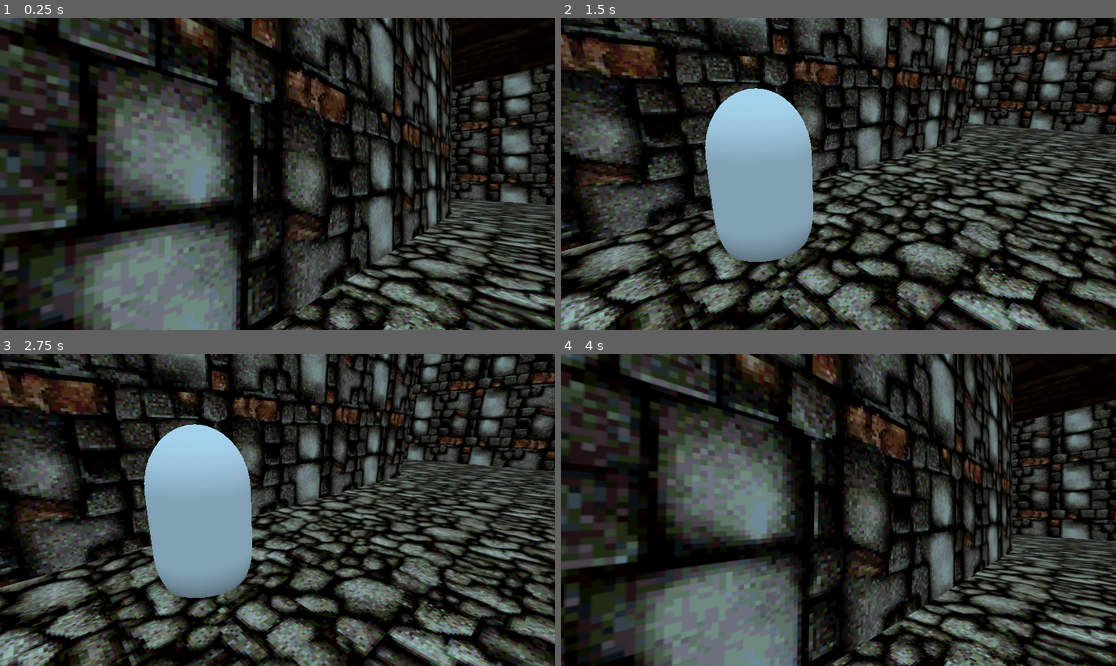
Above: before the commit, frames 1-4 (two rows, left to right).
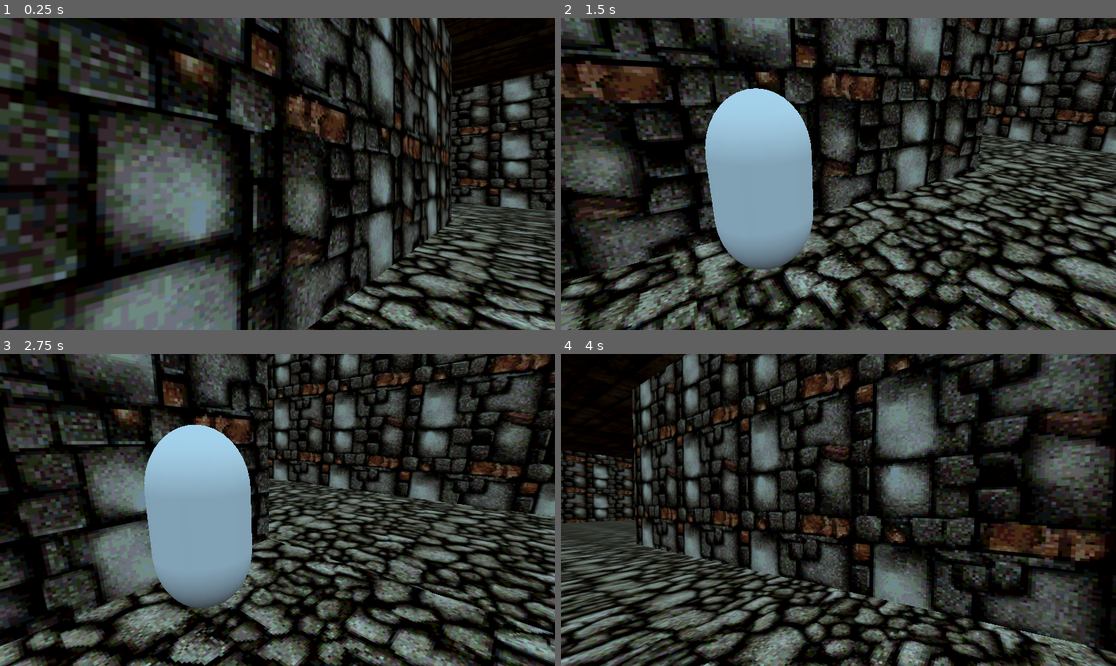
Above: after the commit, the same moments.

Repository: leylandpaladin/insane_rpg_dev
Game: Godot game, scene res://Data/Scenes/World.tscn
Same seed, same stepped clock (60 frames per second), same inputs: the game is played once before the commit and once after it.
Inputs (mouse positions are in pixels of both pictures, inside the frame that each line leads up to):
- Up to frame 1 (0.25 s): no input
- Up to frame 2 (1.5 s): tap Enter at 0.5 s; move the mouse to (866, 174) at 0.52 s; hold W (move_forward) from 0.53 s (still down); tap Space (jump) at 0.6, 0.77, 1.07 s; move the mouse to (810, 174) at 1.27 s; tap F (change_cameramode) at 1.35 s
- Up to frame 3 (2.75 s): keep holding W (move_forward); tap Space (jump) at 1.52, 1.55, 1.82, 2.1 s; move the mouse to (288, 503) at 2.02 s
- Up to frame 4 (4 s): keep holding W (move_forward); move the mouse to (832, 516) at 2.77 s; tap F (change_cameramode) at 2.85 s; tap Space (jump) at 3.02, 3.05, 3.32, 3.6, 3.77 s; move the mouse to (877, 513) at 3.52 s

The runs differ from the first frame. In frame 1, 60% of the frame differs, in the area x 0-100%, y 0-100%; in frame 2, 66%; in frame 3, 67%; in frame 4, 72%.
Error before the commit: Invalid get index 'player_max_speed' (on base: 'Nil'). (res://Data/Scripts/Player.gd:66)

Commit message:
removed all old binaries + added missing files

Diff:
--- /dev/null
+++ b/Data/Scenes/Globals.tscn
@@ -0,0 +1,6 @@
+[gd_scene load_steps=2 format=2]
+
+[ext_resource path="res://Data/Scripts/Globals.gd" type="Script" id=1]
+
+[node name="Globals" type="Node"]
+script = ExtResource( 1 )
--- /dev/null
+++ b/Data/Scripts/Globals.gd
@@ -0,0 +1,10 @@
+extends Node
+
+
+#Player Exclusive Variables:
+
+export var player_gravity = -30
+export var player_max_speed = 16
+export var player_jump_height = 70
+export var mouse_sensitivity = 0.002
+export var isInFirstPerson = true
--- a/project.godot
+++ b/project.godot
@@ -26,7 +26,7 @@
 
 [autoload]
 
-Globals="*res://Globals.gd"
+Globals="*res://Data/Scripts/Globals.gd"
 
 [display]
 
Not shown, changed: insane_rpg.exe
Not shown, removed: insane_rpg.pck
